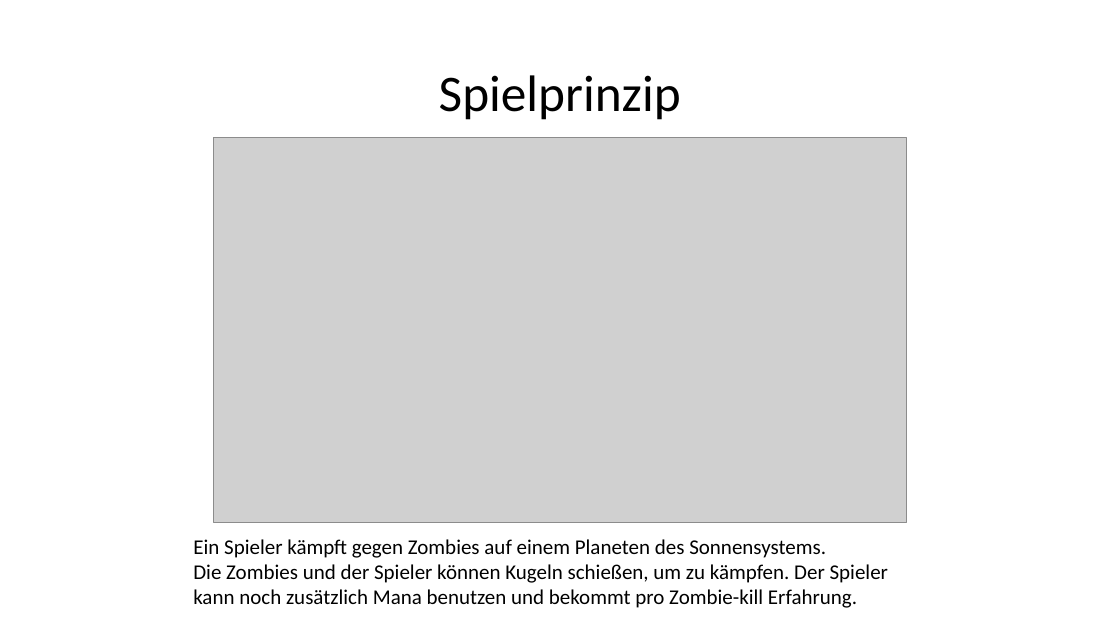
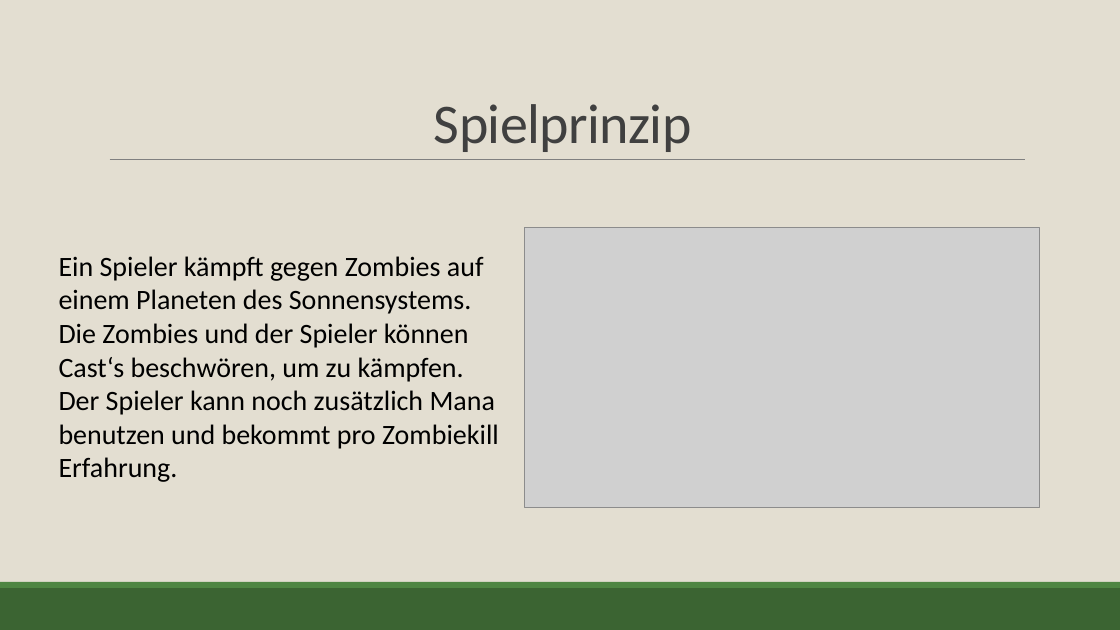
Before and after one commit to DerOfficer/ProjectUnknown, a slide deck: slide 3 of Documents/PräsentationProjectUnknown.pptx. Drawn at 1120x630 pixels with LibreOffice and Linux fonts; fonts in the diff are those of the drawing; grey boxes stand for pictures. Boxes give left, top, right and bottom in pixels: in the first picture for what was removed or moved away, otherwise in the second. Text is boxed around its words. In the diff, an @@ line names an element or a change of style, - is before the commit and + after.

```diff
--- a/Documents/PräsentationProjectUnknown.pptx
+++ b/Documents/PräsentationProjectUnknown.pptx
@@ background #FFFFFF to #E3DED1 @@
@@ title "Spielprinzip" moved from (x1=439, y1=75, x2=681, y2=120) to (x1=434, y1=104, x2=692, y2=152) @@
@@ title "Spielprinzip" at (x1=434, y1=104, x2=692, y2=152): size 44 to 48 pt, text colour #000000 to #404040, letter spacing 0 to -0.5 pt; line spacing 0.9 to 0.85; vertical alignment middle to bottom @@
@@ line added from (110, 160) to (1026, 160), #808080 0.5 pt @@
@@ picture resized from (x1=213, y1=138, x2=907, y2=523) to (x1=525, y1=227, x2=1040, y2=507) @@
@@ text "Ein Spieler kämpft gegen Zombies ..." moved from (x1=193, y1=539, x2=888, y2=608) to (x1=59, y1=256, x2=499, y2=482) @@
@@ text at (x1=59, y1=256, x2=484, y2=314): size 18 to 24 pt in "Ein Spieler kämpft gegen Zombies auf einem ..." @@
@@ text at (x1=59, y1=323, x2=499, y2=482): text changed; size 18 to 24 pt @@
-Die Zombies und der Spieler können Kugeln schießen, um zu kämpfen. Der Spieler kann noch zusätzlich Mana benutzen und bekommt pro Zombie-kill Erfahrung.
+Die Zombies und der Spieler können Cast‘s beschwören, um zu kämpfen. Der Spieler kann noch zusätzlich Mana benutzen und bekommt pro Zombiekill Erfahrung.
@@ rectangle added at (x1=0, y1=588, x2=1120, y2=630), fill #3B6432 @@
@@ rectangle added at (x1=0, y1=582, x2=1120, y2=588), fill #4E8542 @@
```
Also in this commit, not shown: 3 other slides changed, 1 slide added, 1 slide removed.
